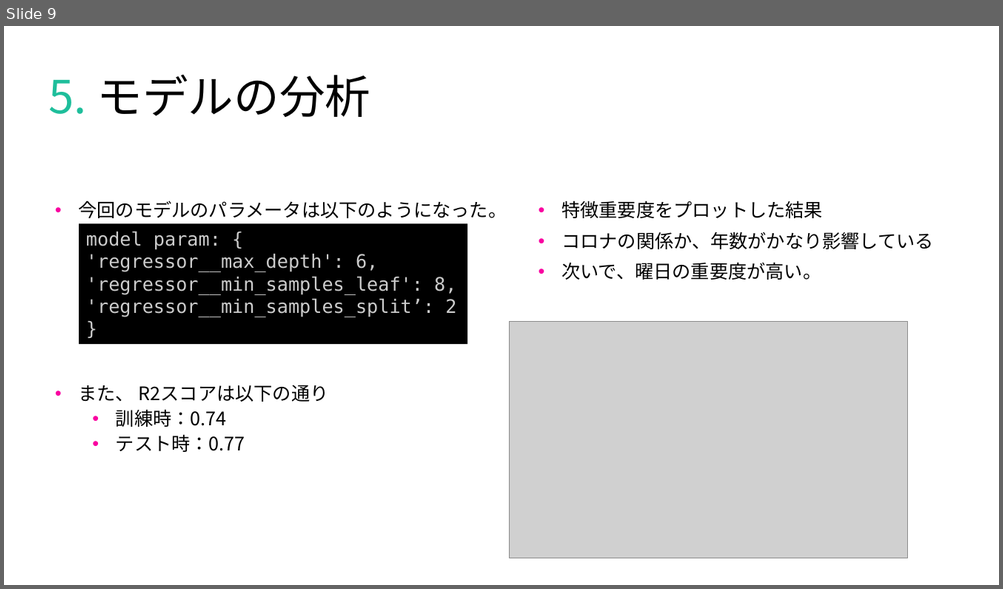
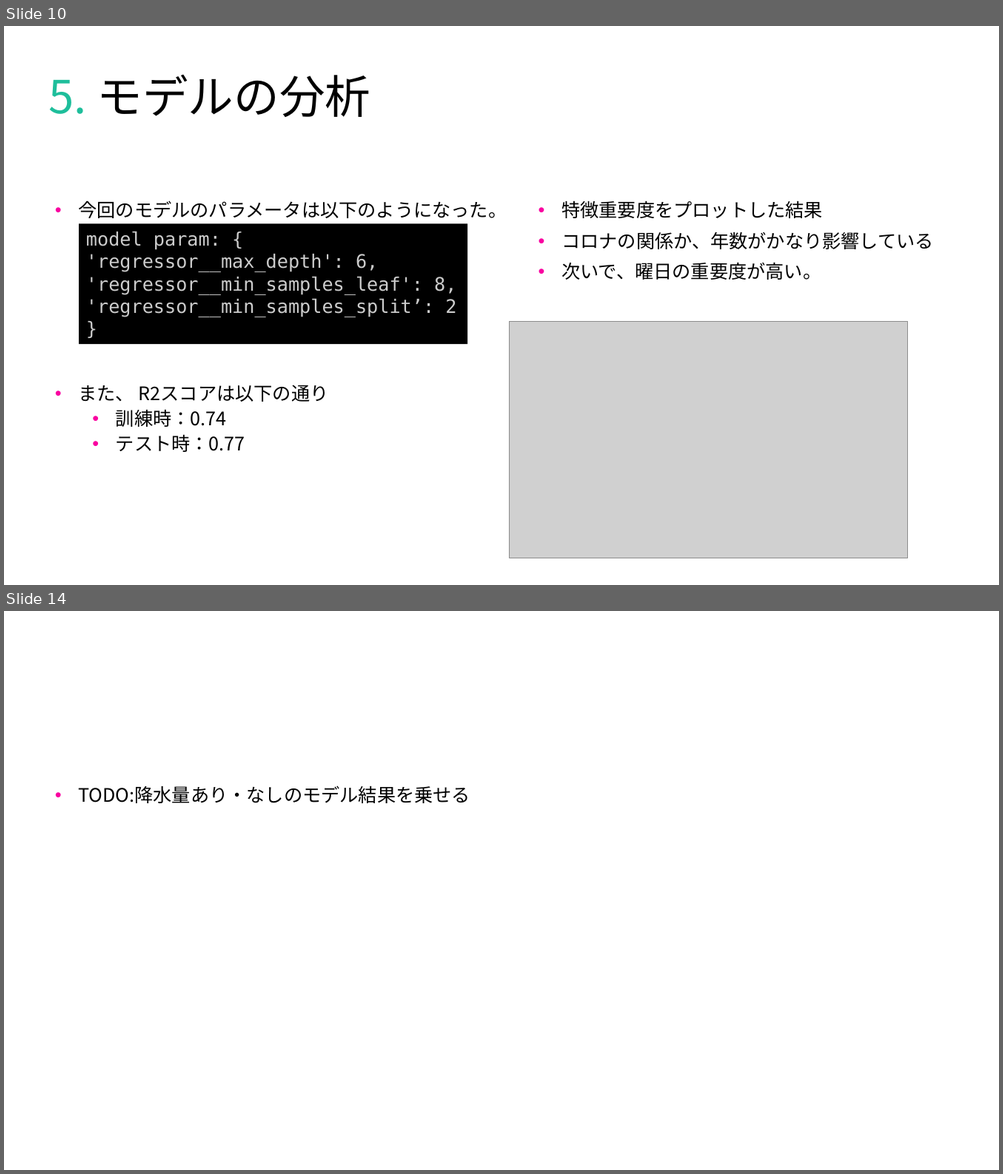
Before and after one commit to tsyu12345/Class_DataScienceEX, a slide deck: 最終課題用/report-23vr008n.pptx. Shown one above the other, each under a label of ours: slide 9 before the commit, slides 10 and 14 after it; the slides between them are not shown. The pictures are 1003x589 and 1003x1174 pixels, drawn with LibreOffice and Linux fonts; fonts in the diff are those of the drawing; grey boxes stand for pictures. Boxes give left, top, right and bottom in pixels: in the first picture for what was removed or moved away, otherwise in the second. Text is boxed around its words. In the diff, an @@ line names an element or a change of style, - is before the commit and + after.

```diff
--- a/最終課題用/report-23vr008n.pptx
+++ b/最終課題用/report-23vr008n.pptx
@@ slide 14 added at [4, 611, 999, 1170], background #FFFFFF; not listed: 3 template elements that a slide beside it also shows @@
@@ text added at [78, 786, 470, 803], 18 pt, text #000000 @@
+• TODO:降水量あり・なしのモデル結果を乗せる
@@ what was slide 9 is now slide 10 @@
```
Also in this commit, not shown: 2 slides changed, 4 other slides added, 11 other files.
